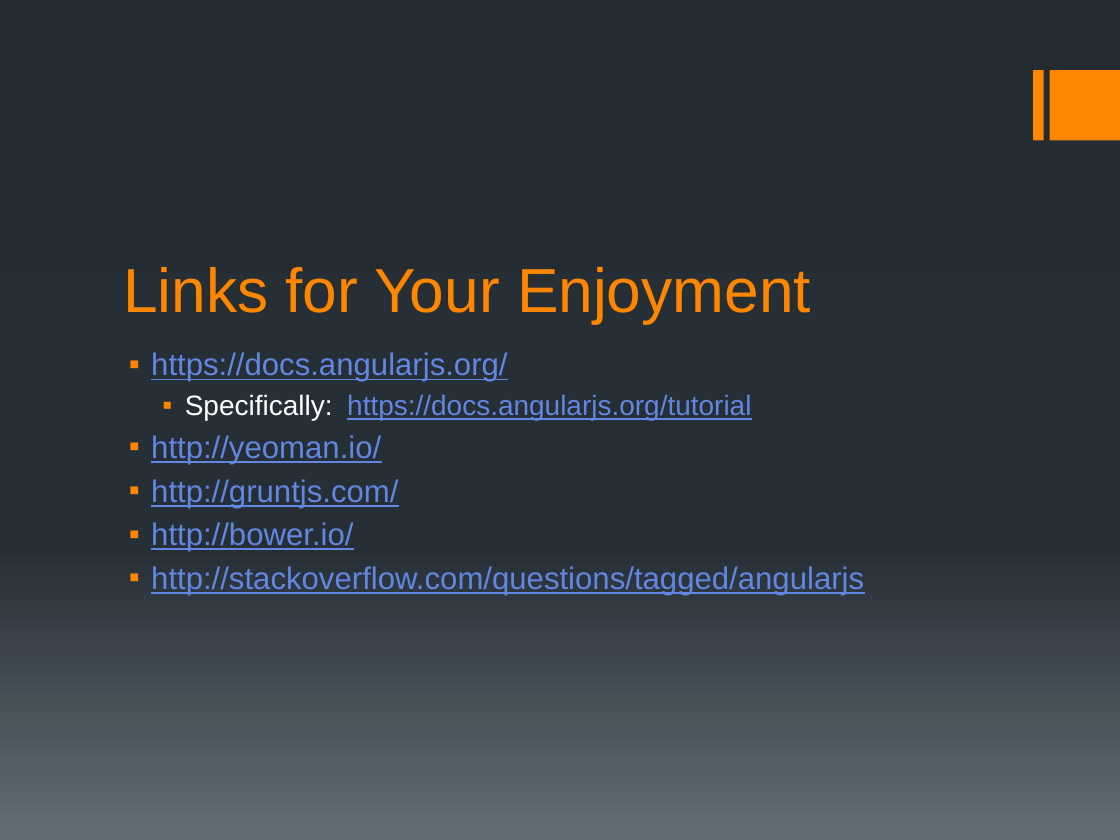
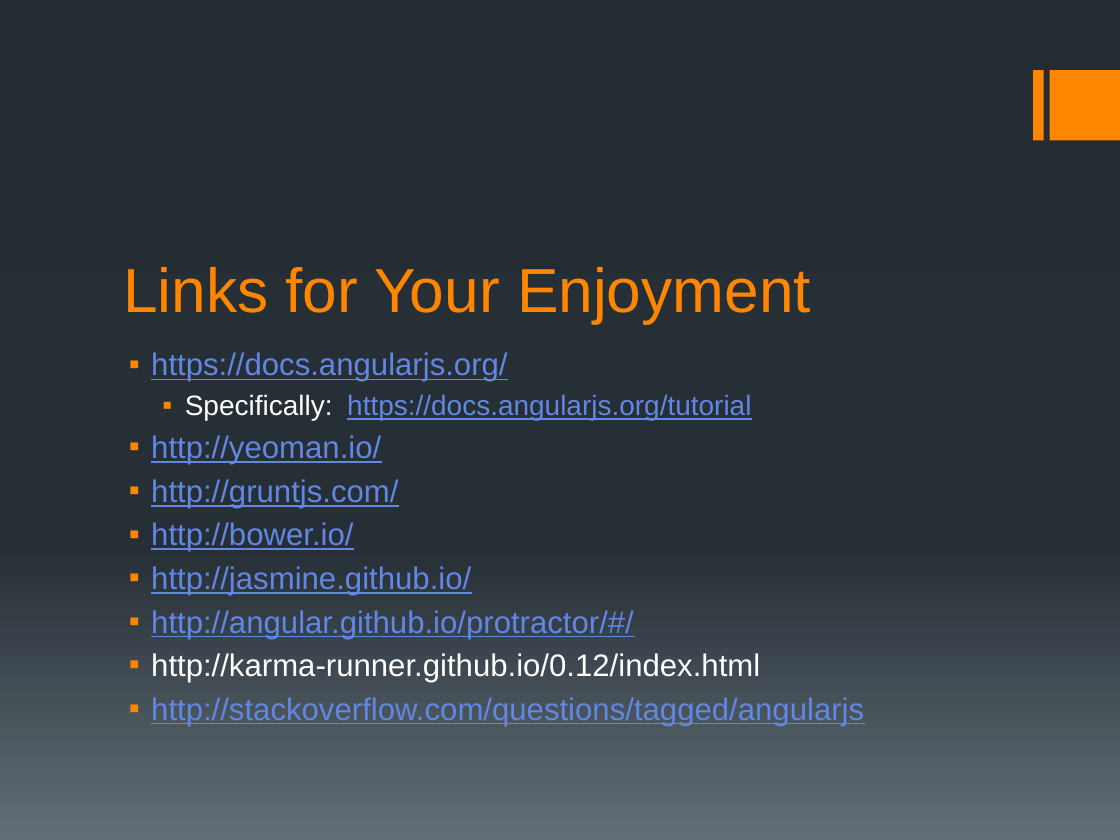
Before and after one commit to motobreath/angular_presentation, a slide deck: slide 20 of angular presentation.pptx. Drawn at 1120x840 pixels with LibreOffice and Linux fonts; fonts in the diff are those of the drawing. Boxes give left, top, right and bottom in pixels: in the first picture for what was removed or moved away, otherwise in the second. Text is boxed around its words. In the diff, an @@ line names an element or a change of style, - is before the commit and + after.

Commit message:
added keynote presentation file

```diff
--- a/angular presentation.pptx
+++ b/angular presentation.pptx
@@ text at (x1=151, y1=566, x2=760, y2=682): paragraphs added @@
+▪ http://jasmine.github.io/
+▪ http://angular.github.io/protractor/#/
+▪ http://karma-runner.github.io/0.12/index.html
```
Also in this commit, not shown: 1 other slide changed, 4 other files.
